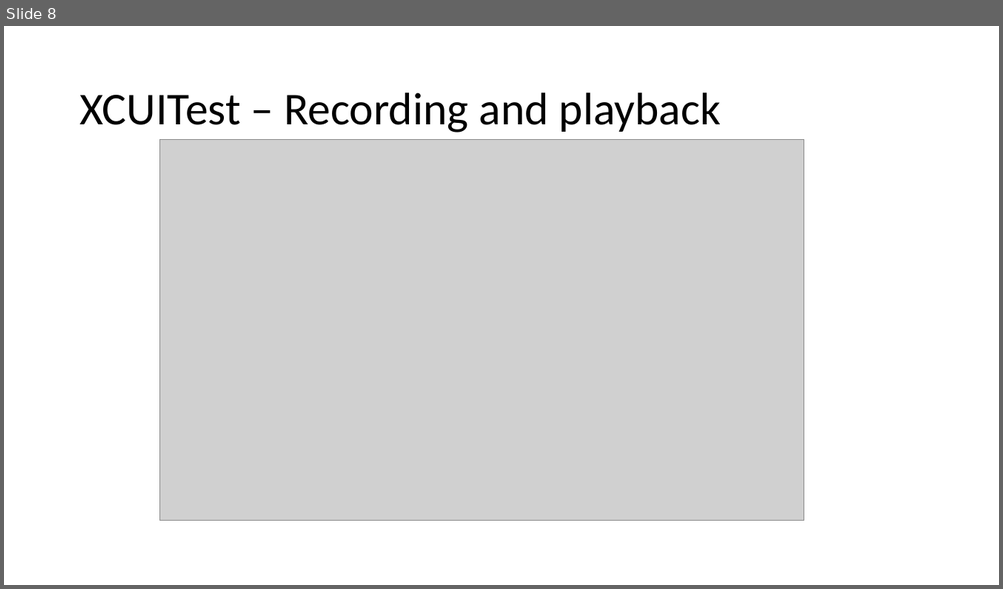
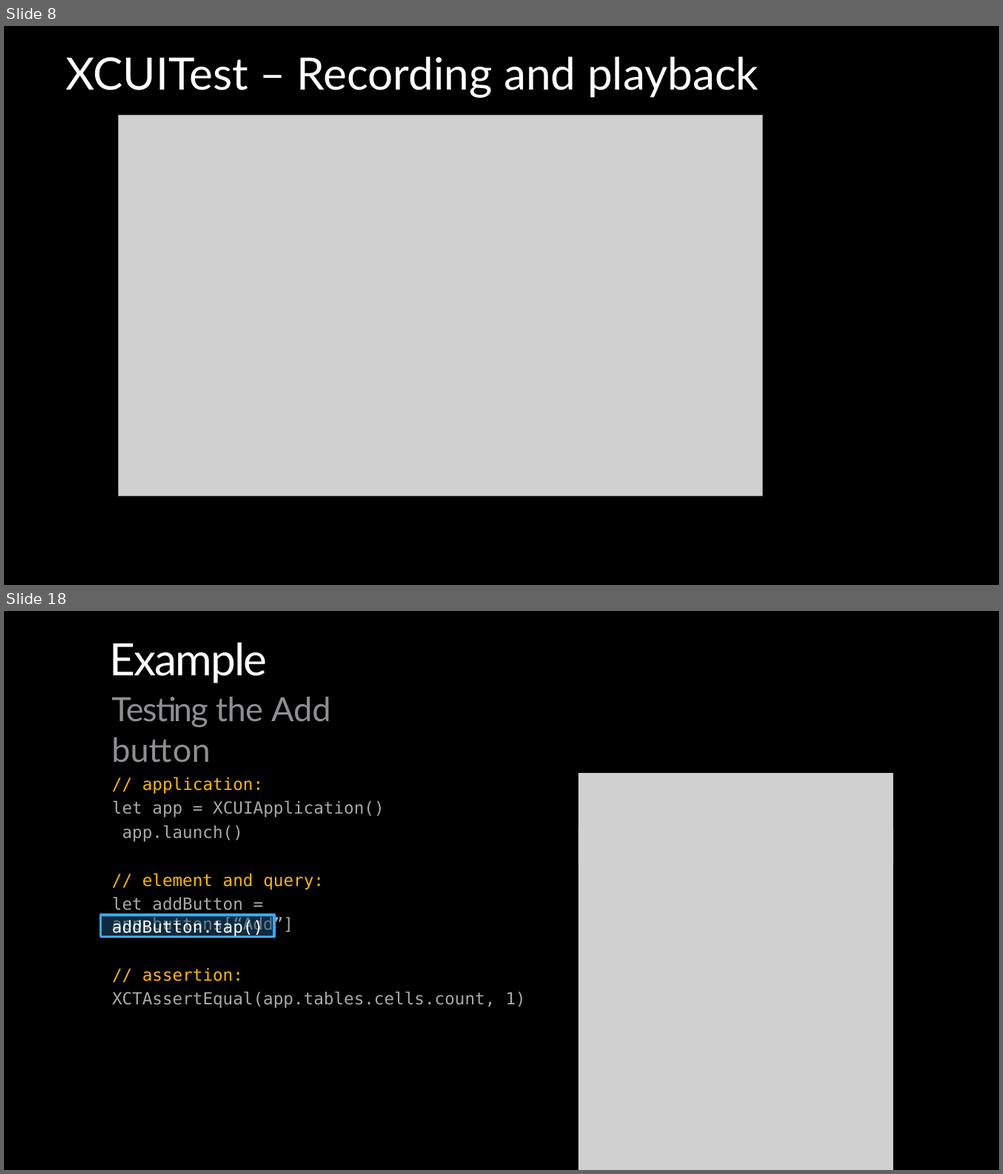
Before and after one commit to vfa-cancc/simpleapp, a slide deck: document/VFA-iOS-testing.pptx. Shown one above the other, each under a label of ours: slide 8 before the commit, slides 8 and 18 after it; the slides between them are not shown. The pictures are 1003x589 and 1003x1174 pixels, drawn with LibreOffice and Linux fonts; fonts in the diff are those of the drawing; grey boxes stand for pictures. Boxes give left, top, right and bottom in pixels: in the first picture for what was removed or moved away, otherwise in the second. Text is boxed around its words. In the diff, an @@ line names an element or a change of style, - is before the commit and + after.

```diff
--- a/document/VFA-iOS-testing.pptx
+++ b/document/VFA-iOS-testing.pptx
@@ slide 18 added at (4,611,999,1170), background #FFFFFF; not listed: 1 template element that a slide beside it also shows @@
@@ title added at (110,642,331,763), 32.2 pt, text #8E8E93 @@
+Example
+Testing the Add button
@@ text added at (112,777,384,934), 16.1 pt, text #A7AAA9 @@
+// application:
+let app = XCUIApplication() app.launch()
+// element and query:
+let addButton = app.buttons[“Add”]
@@ picture added at (578,773,893,1170) @@
@@ picture added at (578,828,893,863) @@
@@ rectangle added at (101,915,275,937), fill #1C557D at 50% opacity, outline #39A8FA 2.47 pt, 16.1 pt, text #FFFFFF @@
+addButton.tap()
@@ text added at (112,968,526,1008), 16.1 pt, text #A7AAA9 @@
+// assertion: XCTAssertEqual(app.tables.cells.count, 1)
@@ slide 8 changed as well @@
@@ freeform shape added at (4,26,999,585), fill #000000 @@
@@ title "XCUITest – Recording and playback": place and size @@
-title "XCUITest – Recording and playback" at (79,93,720,133)
+title "XCUITest – Recording and playback" at (65,56,759,98)
@@ title "XCUITest – Recording and playback" at (65,56,759,98): size 44 to 43.1 pt, font Calibri to Lato, text colour #000000 to #FFFFFF; line spacing 0.9 to 1; vertical alignment middle to top @@
@@ picture: place and size @@
-picture at (160,139,804,520)
+picture at (118,115,762,496)
```
Also in this commit, not shown: 14 other slides changed, 12 other slides added, 1 slide removed, 1 other file.
